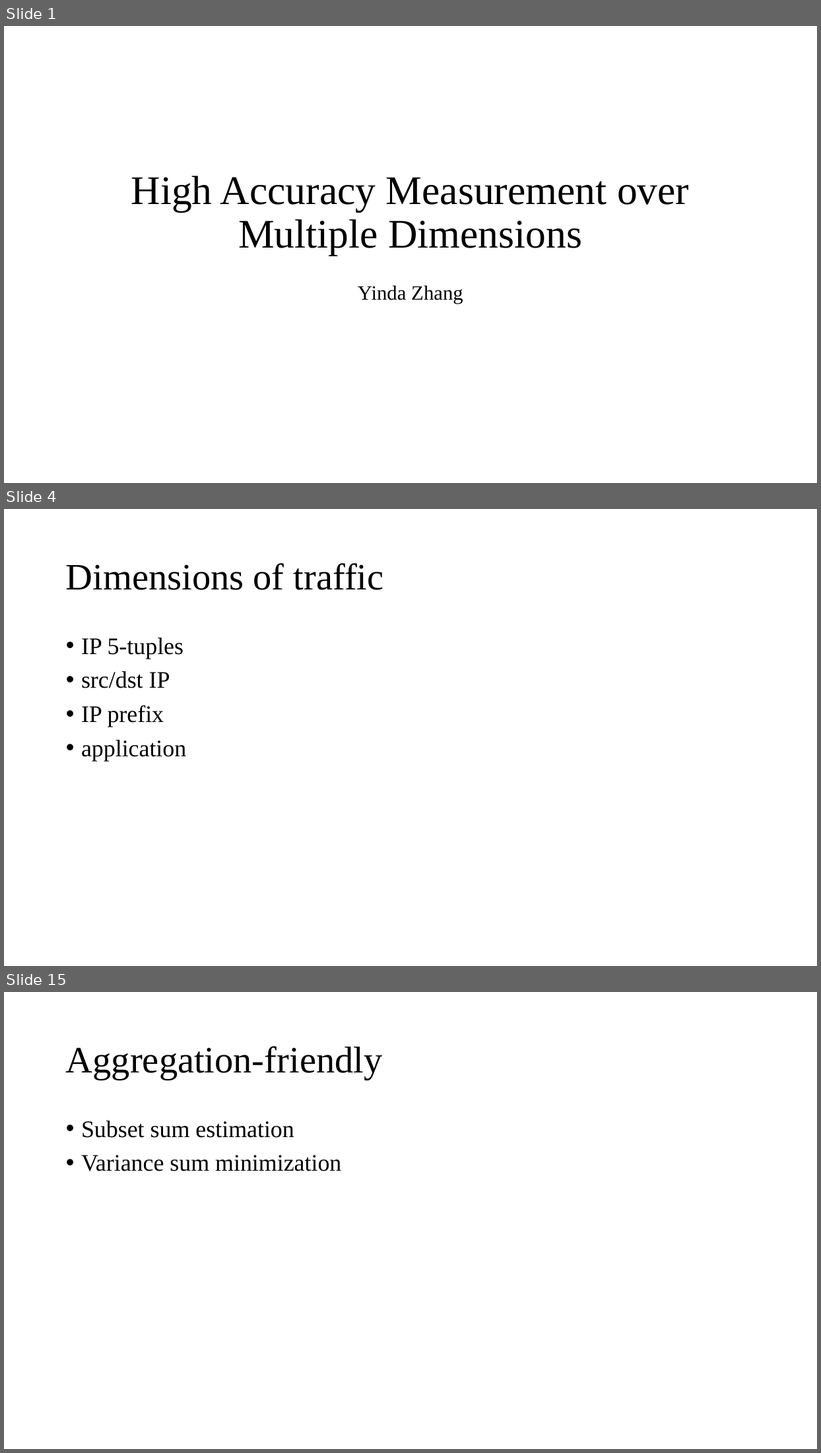
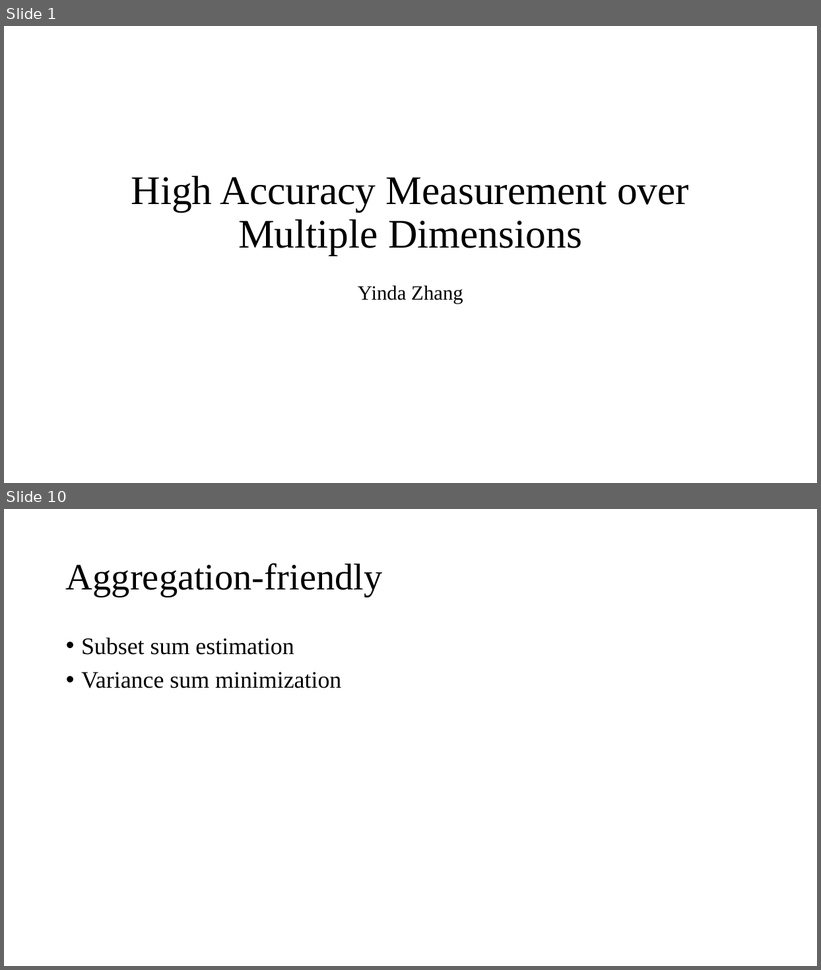
Before and after one commit to Lipox/Dimension, a slide deck: dimensions.pptx. Shown one above the other, each under a label of ours: slides 1, 4 and 15 before the commit, slides 1 and 10 after it; the slides between them are not shown. The pictures are 821x1453 and 821x970 pixels, drawn with LibreOffice and Linux fonts; fonts in the diff are those of the drawing. Boxes give left, top, right and bottom in pixels: in the first picture for what was removed or moved away, otherwise in the second. Text is boxed around its words. In the diff, an @@ line names an element or a change of style, - is before the commit and + after.

```diff
--- a/dimensions.pptx
+++ b/dimensions.pptx
@@ slide 4 removed at [4, 509, 817, 966], background #FFFFFF @@
@@ title removed at [66, 563, 384, 590] @@
-Dimensions of traffic
@@ text removed at [81, 638, 186, 761] @@
-• IP 5-tuples
-• src/dst IP
-• IP prefix
-• application
@@ what was slide 15 is now slide 10 @@
```
Also in this commit, not shown: 7 slides changed, 2 slides added, 7 other slides removed.
